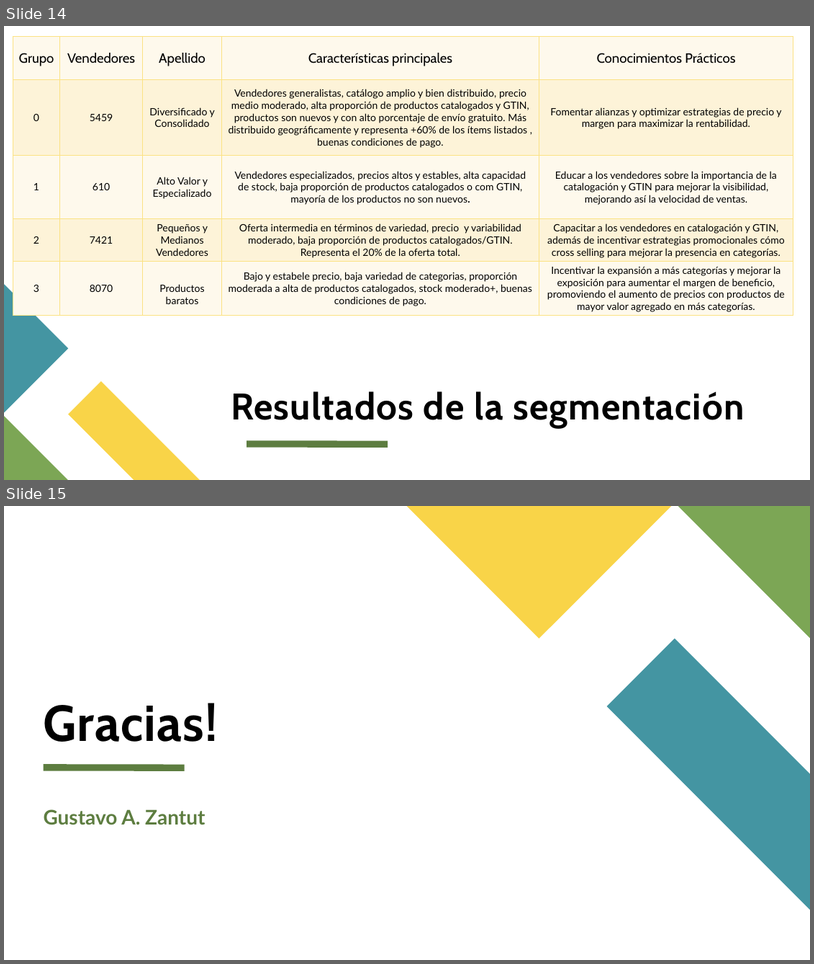
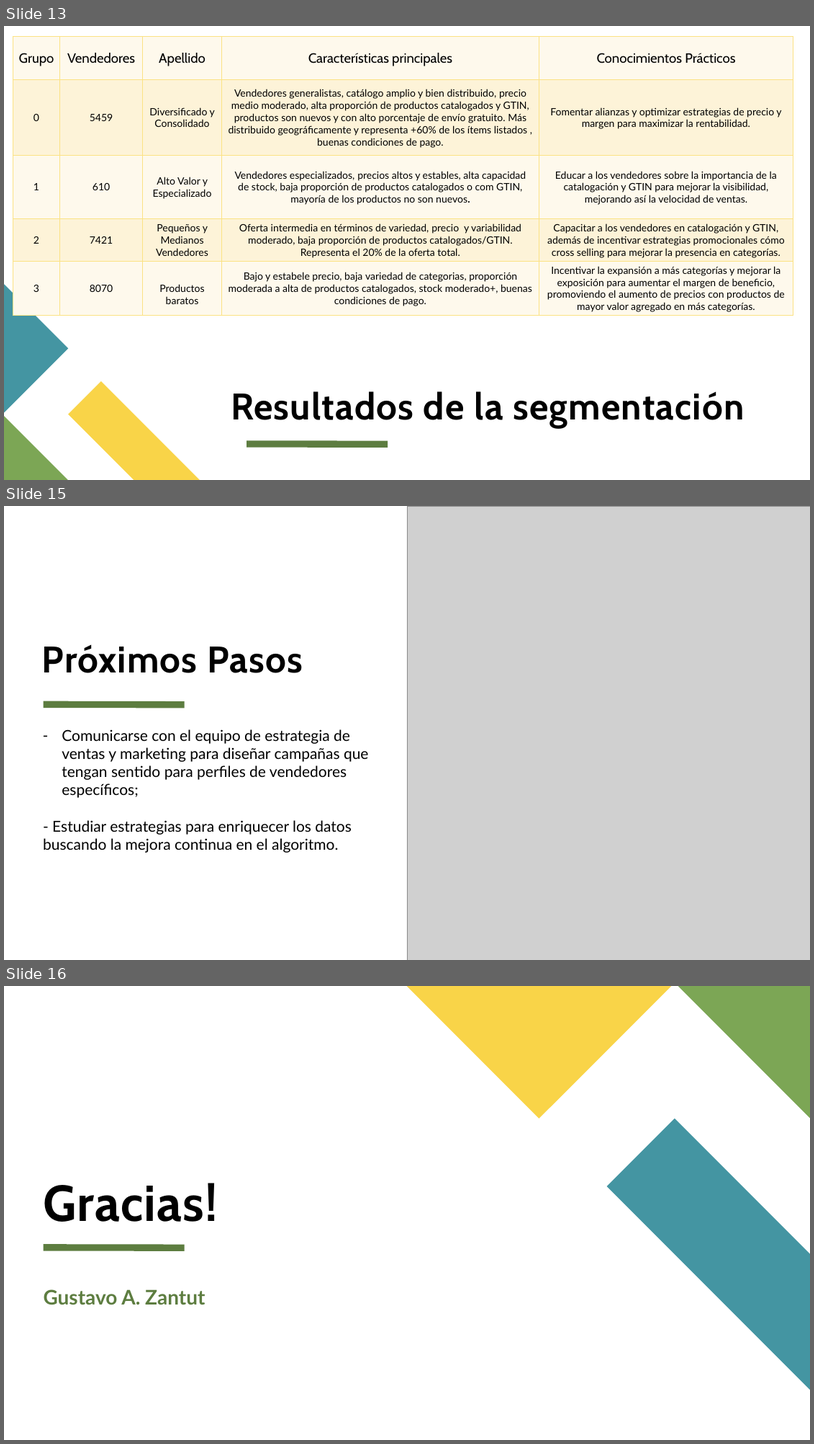
Before and after one commit to gustavozantut/MeLi_DA_Case, a slide deck: Segmentación de Vendedores en Mercado Libre.pptx. Shown one above the other, each under a label of ours: slides 14 and 15 before the commit, slides 13, 15 and 16 after it; the slides between them are not shown. The pictures are 814x964 and 814x1444 pixels, drawn with LibreOffice and Linux fonts; fonts in the diff are those of the drawing; grey boxes stand for pictures. Boxes give left, top, right and bottom in pixels: in the first picture for what was removed or moved away, otherwise in the second. Text is boxed around its words. In the diff, an @@ line names an element or a change of style, - is before the commit and + after.

```diff
--- a/Segmentación de Vendedores en Mercado Libre.pptx
+++ b/Segmentación de Vendedores en Mercado Libre.pptx
@@ slide 15 added at <box>4,506,810,960</box>, background #FFFFFF @@
@@ picture added at <box>407,506,810,960</box> @@
@@ title added at <box>42,644,302,673</box>, 44 pt, text #000000, bold @@
+Próximos Pasos
@@ line added from (44, 705) to (184, 705), #5D7D40 8 pt @@
@@ text added at <box>43,729,369,852</box>, 18 pt, text #000000 @@
+– Comunicarse con el equipo de estrategia de ventas y marketing para diseñar campañas que tengan sentido para perfiles de vendedores específicos;
+- Estudiar estrategias para enriquecer los datos buscando la mejora continua en el algoritmo.
@@ what was slide 14 is now slide 13 @@
@@ what was slide 15 is now slide 16 @@
```
Also in this commit, not shown: 2 slides changed, 1 other slide added, 1 slide removed.
